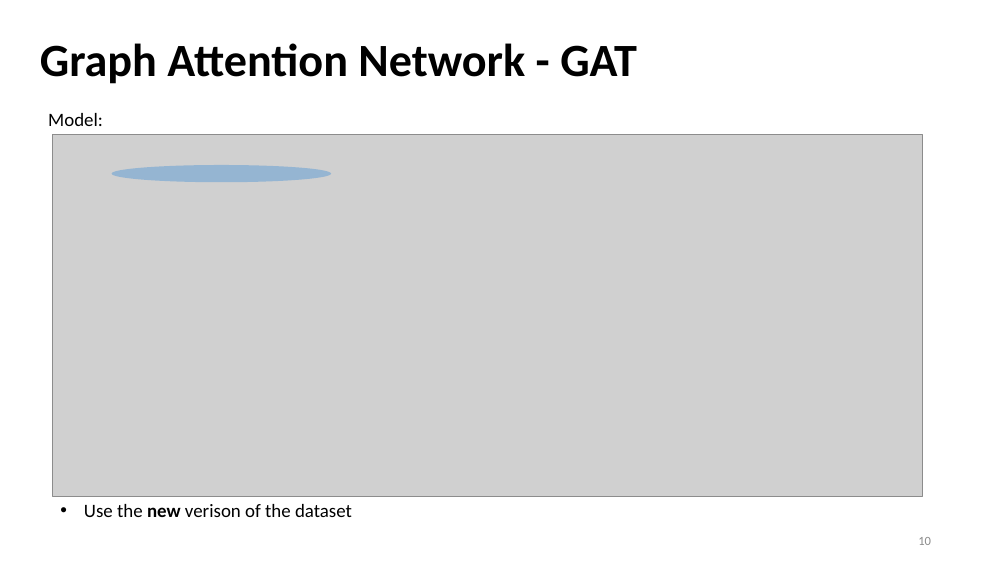
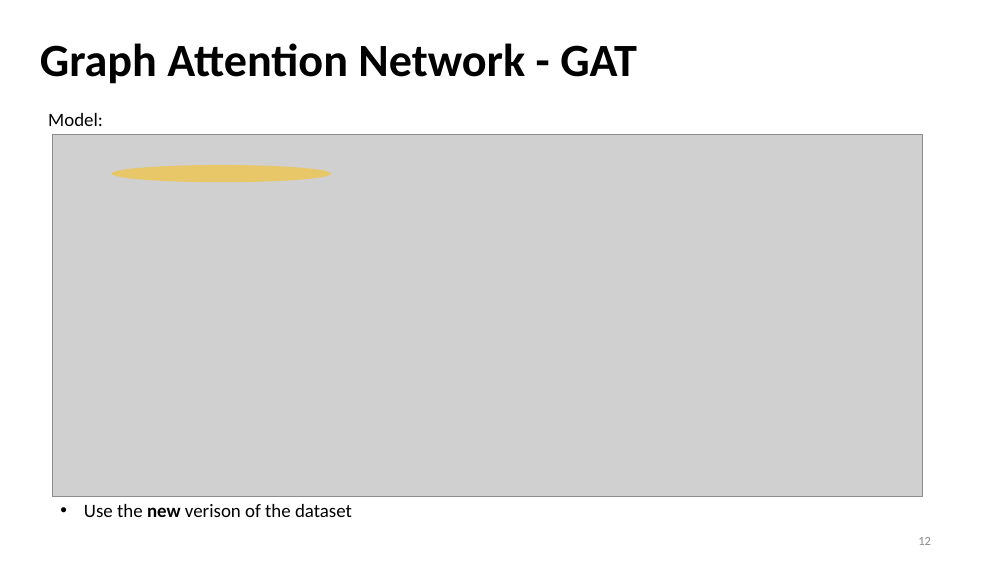
Before and after one commit to Bai1026/Intern-IIS, a slide deck: slide 12 of Meeting/Presentation_0809.pptx (slide 10 before the commit). Drawn at 1008x567 pixels with LibreOffice and Linux fonts; fonts in the diff are those of the drawing; grey boxes stand for pictures. Boxes give left, top, right and bottom in pixels: in the first picture for what was removed or moved away, otherwise in the second. Text is boxed around its words. In the diff, an @@ line names an element or a change of style, - is before the commit and + after.

```diff
--- a/Meeting/Presentation_0809.pptx
+++ b/Meeting/Presentation_0809.pptx
@@ ellipse at [112, 165, 332, 182]: fill #5B9BD5 at 50% opacity to #FFC000 at 50% opacity @@
@@ page number at [918, 537, 931, 545]: text changed @@
-10
+12
```
Also in this commit, not shown: 5 other slides changed, 3 slides added, 1 slide removed, 8 other files.
